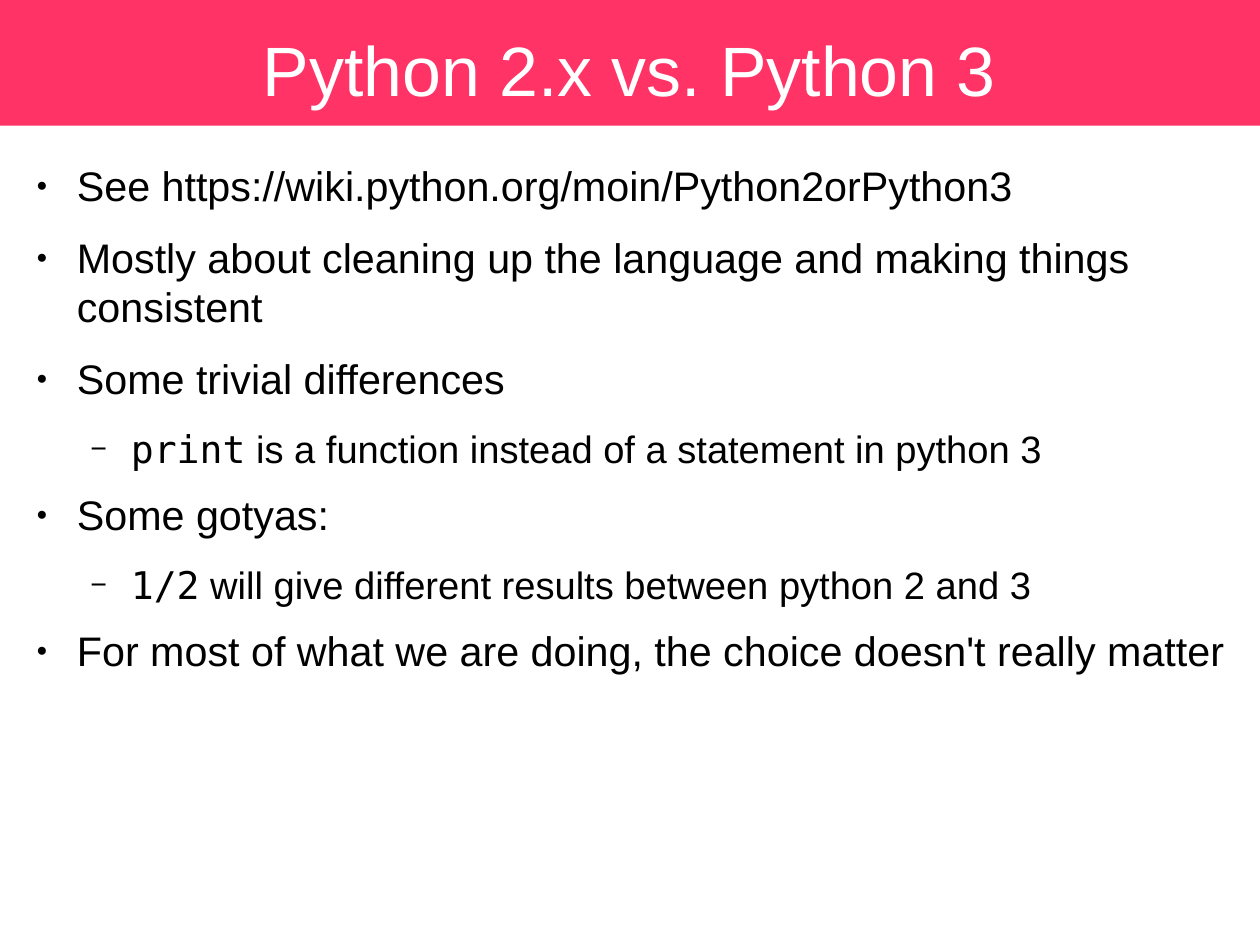
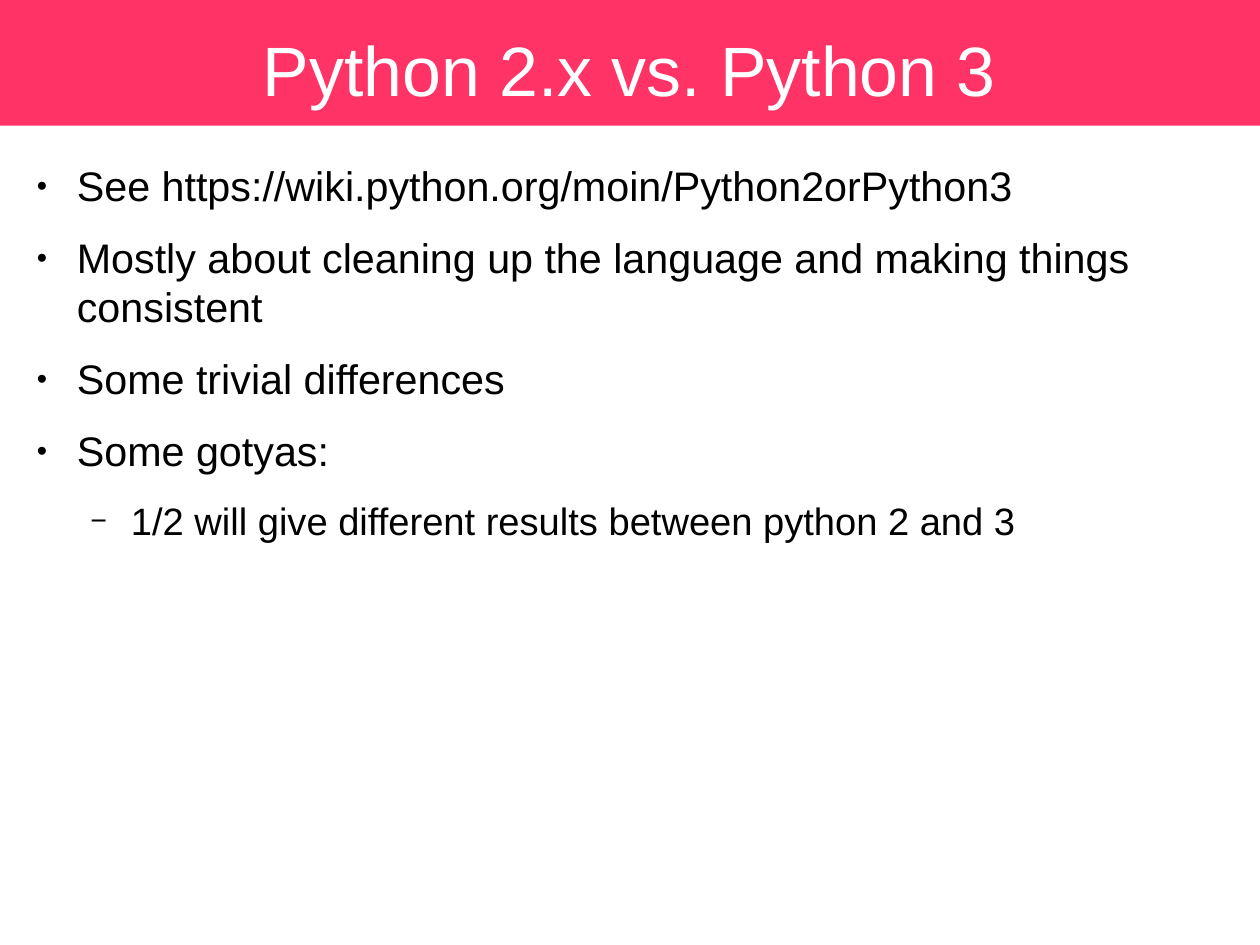
Before and after one commit to sbu-python-class/python-science, a slide deck: slide 38 of lectures/01-python/python.odp (slide 4 before the commit). Drawn at 1260x945 pixels with LibreOffice and Linux fonts; fonts in the diff are those of the drawing. Boxes give left, top, right and bottom in pixels: in the first picture for what was removed or moved away, otherwise in the second. Text is boxed around its words. In the diff, an @@ line names an element or a change of style, - is before the commit and + after.

```diff
--- a/lectures/01-python/python.odp
+++ b/lectures/01-python/python.odp
@@ text at bbox=[131, 434, 1041, 471]: paragraph removed @@
-  − print is a function instead of a statement in python 3
@@ text at bbox=[131, 507, 1015, 543]: font DejaVu Sans Mono to Arial in "1/2" @@
@@ text at bbox=[77, 636, 1224, 674]: paragraph removed @@
-● For most of what we are doing, the choice doesn't really matter
```
Also in this commit, not shown: 11 other slides changed, 7 slides added, 4 slides removed.
